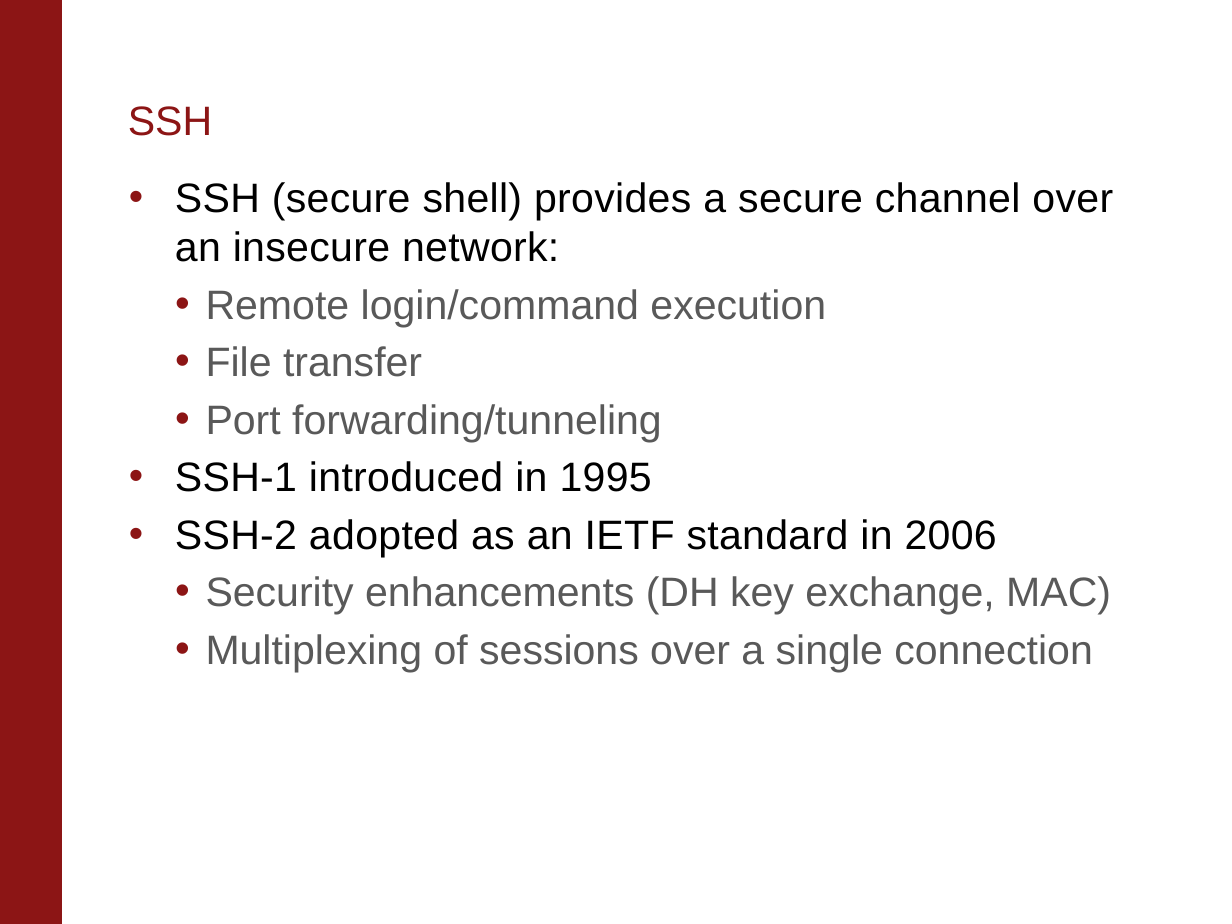
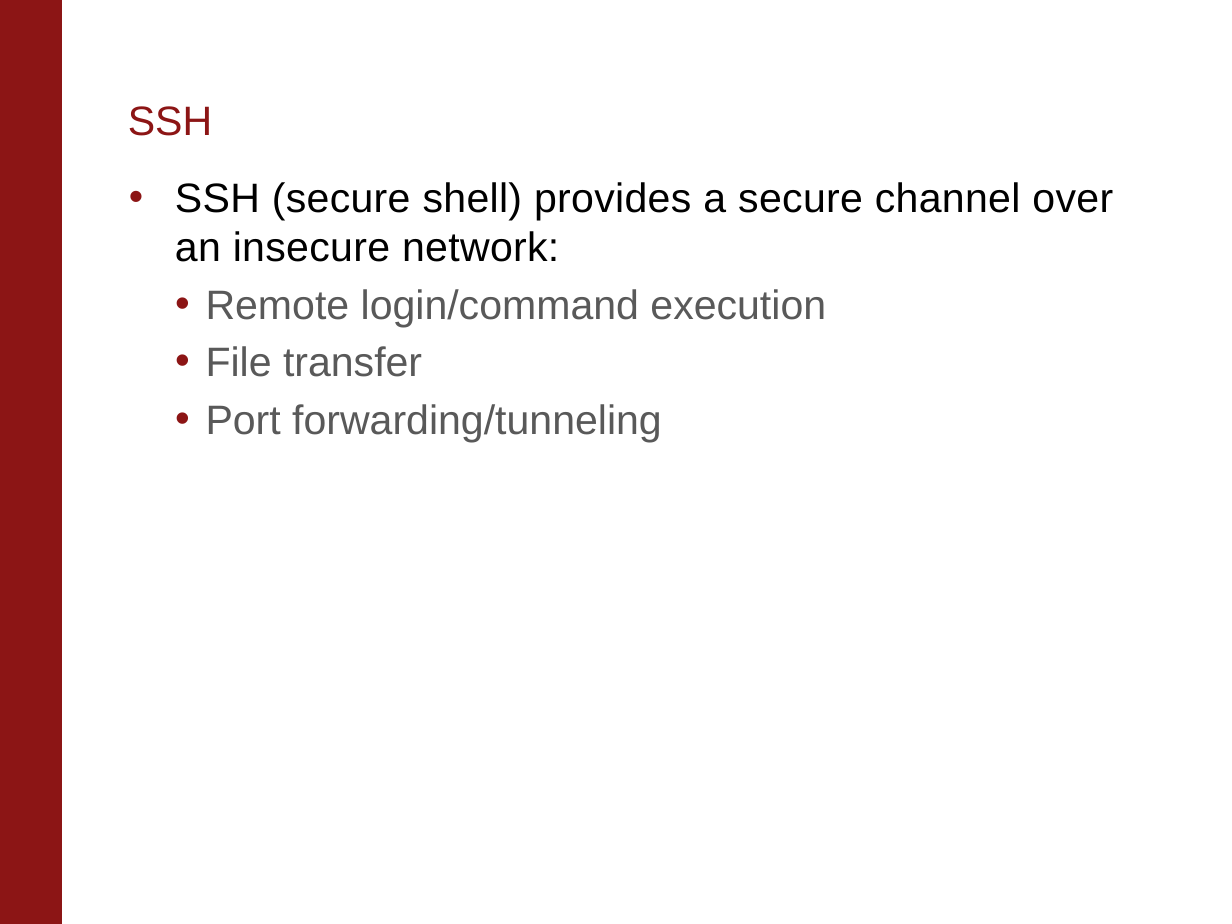
Before and after one commit to StanfordSNR/guardian-agent, a slide deck: slide 2 of slides/201706 HUJI.pptx. Drawn at 1232x924 pixels with LibreOffice and Linux fonts; fonts in the diff are those of the drawing. Boxes give left, top, right and bottom in pixels: in the first picture for what was removed or moved away, otherwise in the second. Text is boxed around its words. In the diff, an @@ line names an element or a change of style, - is before the commit and + after.

Commit message:
Slides changes

```diff
--- a/slides/201706 HUJI.pptx
+++ b/slides/201706 HUJI.pptx
@@ text at (x1=175, y1=461, x2=1111, y2=672): paragraphs removed @@
-• SSH-1 introduced in 1995
-• SSH-2 adopted as an IETF standard in 2006
-    • Security enhancements (DH key exchange, MAC)
-    • Multiplexing of sessions over a single connection
```
Also in this commit, not shown: 3 other slides changed, 1 other file.
